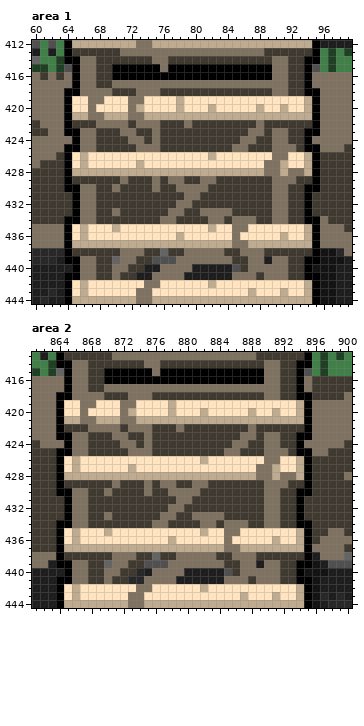
Pixel-art file, stored at unity/assets/levels/medieval_japan/WIP/layers_edo.aseprite. That is the earlier state.
960x540 pixels, 1 frame. Colours within 5 levels of each other are drawn and written as one. Shown: area 1: x 60..99, y 412..444; area 2: x 861..900, y 413..444. The commit also changed other parts of the picture, which this record leaves out.
After:
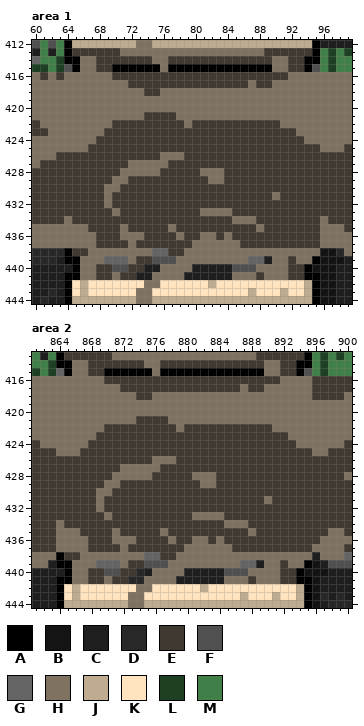
Palette (. is transparent): A #000000  B #141414  C #1e1e1e  D #282828  E #403930  F #505050  G #646464  H #807260  J #bfab8f  K #ffe4bf  L #204024  M #408048
What changed:
layer "C2(bg)/bg_temp" now hidden
layer "C2(bg)/Layer 7" now hidden
Area 1, layer "A2/underground":
y 416: x 65 A -> H; x 68..94 EEAAAAAAAAAAAAAAAAAAAAHHEEA -> HHEEEEEEEEEEEEEEEEEEEEEEHHH
y 417: x 65 A -> H; x 68..69 EE -> HH; x 72..86 HHHHHHHHHHHHHHH -> EEEEEEEEEEEEEEE; x 88..89 HH -> EE; x 92..94 EEA -> HHH
y 418: x 64..65 AA -> HH; x 70..72 EEE -> HHH; x 74..89 HHEEEEEEEEEEEEEE -> EEHHHHHHHHHHHHHH; x 92..95 EEAA -> HHHH
y 419: x 64..66 AKK -> HHH; x 69..71 KKK -> HHH; x 74..95 KKKKJKKKKKKKKKKKKKKKJA -> HHHHHHHHHHHHHHHHHHHHHH
y 420: x 64..66 AKK -> HHH; x 68..71 KKKK -> HHHH; x 73..95 JKKKKJKKKJKKKKKJKKJKKJA -> HHHHHHHHHHHHHHHHHHHHHHH
y 421: x 64..66 AJJ -> HHH; x 69..71 JJJ -> HHH; x 74..95 JJJJJJJJJJJJJJJJJJJJJA -> EEEEHHHHHHHHHHHHHHHHHH
y 422: x 64..67 AEEE -> HHHH; x 70..71 HH -> EE; x 73..75 HHH -> EEE; x 88 H -> E; x 91..95 EEEEA -> HHHHH
y 423: x 64..65 AA -> HH; x 68 E -> H; x 71..72 HH -> EE; x 75 H -> E; x 87..88 HH -> EE; x 90..91 HH -> EE; x 93..95 EAA -> HHH
y 424: x 65 A -> H; x 72..73 HH -> EE; x 75 H -> E; x 86..87 HH -> EE; x 90..91 HH -> EE; x 94 A -> H
y 425: x 64..65 AA -> HH; x 67 H -> E; x 73..75 HHH -> EEE; x 85..86 HH -> EE; x 90..92 HHH -> EEE; x 94..95 AA -> EE
y 426: x 64..95 AKJKKKKKKKKKKKKKKKJKKKKKKKHHKKJA -> EEEEEEEEEEEEHHHEEEEEEEEEEEEEEEEE
y 427: x 64..95 AKJKKKKKKJKKKKKKKKKKKKKKKHHJKKJA -> EEEEEEEEHHHHHEEEEEEEEEEEEEEEEEEE
y 428: x 64..95 AJJJJJJJJJJJJJJJJJJJJJJJJHHJHHJA -> EEEEEEEHHHHHEEEEEHHHEEEEEEEEEEEE
y 429: x 64 A -> E; x 70 E -> H; x 75 H -> E; x 77..78 HH -> EE; x 81 H -> E; x 83 E -> H; x 90..92 HHH -> EEE; x 95 A -> E
y 430: x 64..67 AAHH -> EEEE; x 69 E -> H; x 75 H -> E; x 78..81 HHHH -> EEEE; x 90..91 HH -> EE; x 94..95 AA -> EE
y 431: x 65..67 AHH -> EEE; x 69 E -> H; x 79..80 HH -> EE; x 91 H -> E; x 94 A -> E
y 432: x 65..67 AHH -> EEE; x 69 E -> H; x 78..79 HH -> EE; x 90..91 HH -> EE; x 94 A -> E
y 433: x 65..67 AHH -> EEE; x 77..78 HH -> EE; x 90..91 HH -> EE; x 94 A -> E
y 434: x 64..67 AAHH -> HEEE; x 76..77 HH -> EE; x 82..83 HH -> EE; x 90..91 HH -> EE; x 94..95 AA -> EE
y 435: x 64..95 AKJKKKJKKKKKKKKKKKJKKHHKKKKKKKJA -> HHHEEEEHEEEEEHEEEEEEEEEEHEEEEEEE
y 436: x 64..95 AKJKKKKKKKKKKKJKKKKKKHKKKKKJKKJA -> HHHHEEEHHHEEEEHEEHHEHEEEEEEEEEEE
y 437: x 64..84 AJJJJJJJJJJJJJJJJJJJJ -> HHHHEEEEHEEEEEEEHHHHH; x 86..95 HJJJJJJJJA -> EEEEEEEEEE
y 438: x 67..70 EEEE -> HHHH; x 74..75 EE -> HG; x 84..85 EE -> HH; x 89..95 EEEEEEA -> HHHHHHH
y 439: x 68..69 EE -> HG; x 71 H -> G; x 85..88 EEHH -> HHGG; x 93..94 EA -> HH
y 440: x 70..71 HH -> FF; x 86..87 EH -> FF
Area 2, layer "A2/underground":
y 416: x 865 A -> H; x 868..894 EEAAAAAAAAAAAAAAAAAAAAHHEEA -> HHEEEEEEEEEEEEEEEEEEEEEEHHH
y 417: x 865 A -> H; x 868..869 EE -> HH; x 872..886 HHHHHHHHHHHHHHH -> EEEEEEEEEEEEEEE; x 888..889 HH -> EE; x 892..894 EEA -> HHH
y 418: x 864..865 AA -> HH; x 870..872 EEE -> HHH; x 874..889 HHEEEEEEEEEEEEEE -> EEHHHHHHHHHHHHHH; x 892..895 EEAA -> HHHH
y 419: x 864..866 AKK -> HHH; x 869..871 KKK -> HHH; x 874..895 KKKKJKKKKKKKKKKKKKKKJA -> HHHHHHHHHHHHHHHHHHHHHH
y 420: x 864..866 AKK -> HHH; x 868..871 KKKK -> HHHH; x 873..895 JKKKKJKKKJKKKKKJKKJKKJA -> HHHHHHHHHHHHHHHHHHHHHHH
y 421: x 864..866 AJJ -> HHH; x 869..871 JJJ -> HHH; x 874..895 JJJJJJJJJJJJJJJJJJJJJA -> EEEEHHHHHHHHHHHHHHHHHH
y 422: x 864..867 AEEE -> HHHH; x 870..871 HH -> EE; x 873..875 HHH -> EEE; x 888 H -> E; x 891..895 EEEEA -> HHHHH
y 423: x 864..865 AA -> HH; x 868 E -> H; x 871..872 HH -> EE; x 875 H -> E; x 887..888 HH -> EE; x 890..891 HH -> EE; x 893..895 EAA -> HHH
y 424: x 865 A -> H; x 872..873 HH -> EE; x 875 H -> E; x 886..887 HH -> EE; x 890..891 HH -> EE; x 894 A -> H
y 425: x 864..865 AA -> HH; x 867 H -> E; x 873..875 HHH -> EEE; x 885..886 HH -> EE; x 890..892 HHH -> EEE; x 894..895 AA -> EE
y 426: x 864..895 AKJKKKKKKKKKKKKKKKJKKKKKKKHHKKJA -> EEEEEEEEEEEEHHHEEEEEEEEEEEEEEEEE
y 427: x 864..895 AKJKKKKKKJKKKKKKKKKKKKKKKHHJKKJA -> EEEEEEEEHHHHHEEEEEEEEEEEEEEEEEEE
y 428: x 864..895 AJJJJJJJJJJJJJJJJJJJJJJJJHHJHHJA -> EEEEEEEHHHHHEEEEEHHHEEEEEEEEEEEE
y 429: x 864 A -> E; x 870 E -> H; x 875 H -> E; x 877..878 HH -> EE; x 881 H -> E; x 883 E -> H; x 890..892 HHH -> EEE; x 895 A -> E
y 430: x 864..867 AAHH -> EEEE; x 869 E -> H; x 875 H -> E; x 878..881 HHHH -> EEEE; x 890..891 HH -> EE; x 894..895 AA -> EE
y 431: x 865..867 AHH -> EEE; x 869 E -> H; x 879..880 HH -> EE; x 891 H -> E; x 894 A -> E
y 432: x 865..867 AHH -> EEE; x 869 E -> H; x 878..879 HH -> EE; x 890..891 HH -> EE; x 894 A -> E
y 433: x 865..867 AHH -> EEE; x 877..878 HH -> EE; x 890..891 HH -> EE; x 894 A -> E
y 434: x 864..867 AAHH -> HEEE; x 876..877 HH -> EE; x 882..883 HH -> EE; x 890..891 HH -> EE; x 894..895 AA -> EE
y 435: x 864..895 AKJKKKJKKKKKKKKKKKJKKHHKKKKKKKJA -> HHHEEEEHEEEEEHEEEEEEEEEEHEEEEEEE
y 436: x 864..895 AKJKKKKKKKKKKKJKKKKKKHKKKKKJKKJA -> HHHHEEEHHHEEEEHEEHHEHEEEEEEEEEEE
y 437: x 864..884 AJJJJJJJJJJJJJJJJJJJJ -> HHHHEEEEHEEEEEEEHHHHH; x 886..895 HJJJJJJJJA -> EEEEEEEEEE
y 438: x 867..870 EEEE -> HHHH; x 874..875 EE -> HG; x 884..885 EE -> HH; x 889..895 EEEEEEA -> HHHHHHH
y 439: x 868..869 EE -> HG; x 871 H -> G; x 885..888 EEHH -> HHGG; x 893..894 EA -> HH
y 440: x 870..871 HH -> FF; x 886..887 EH -> FF
